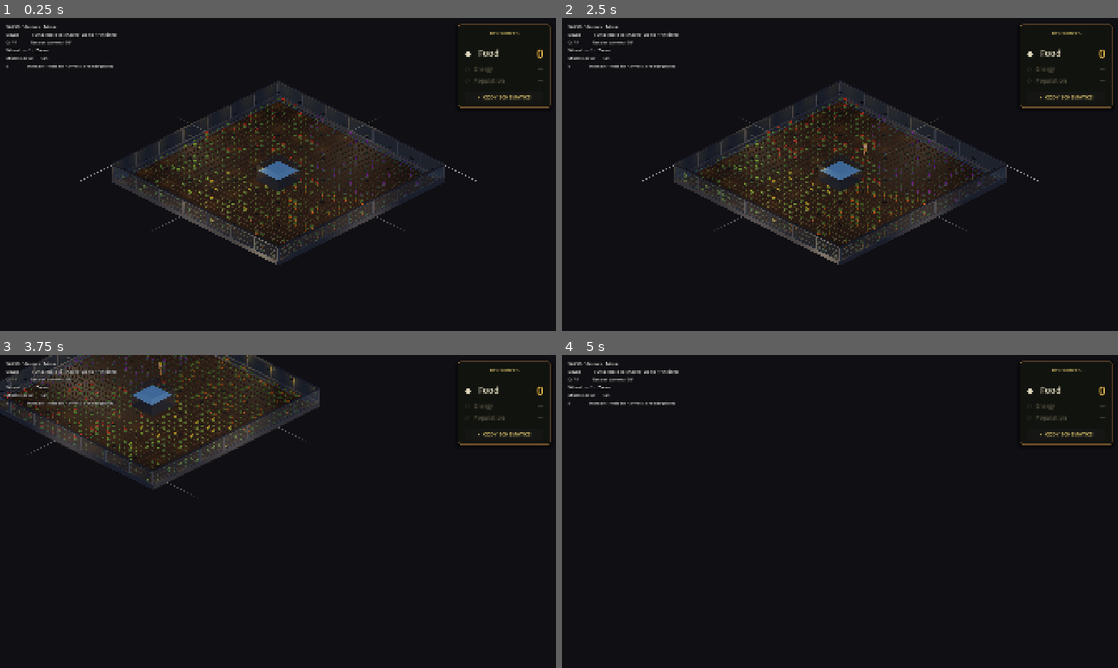
Above: before the commit, frames 1-4 (two rows, left to right).
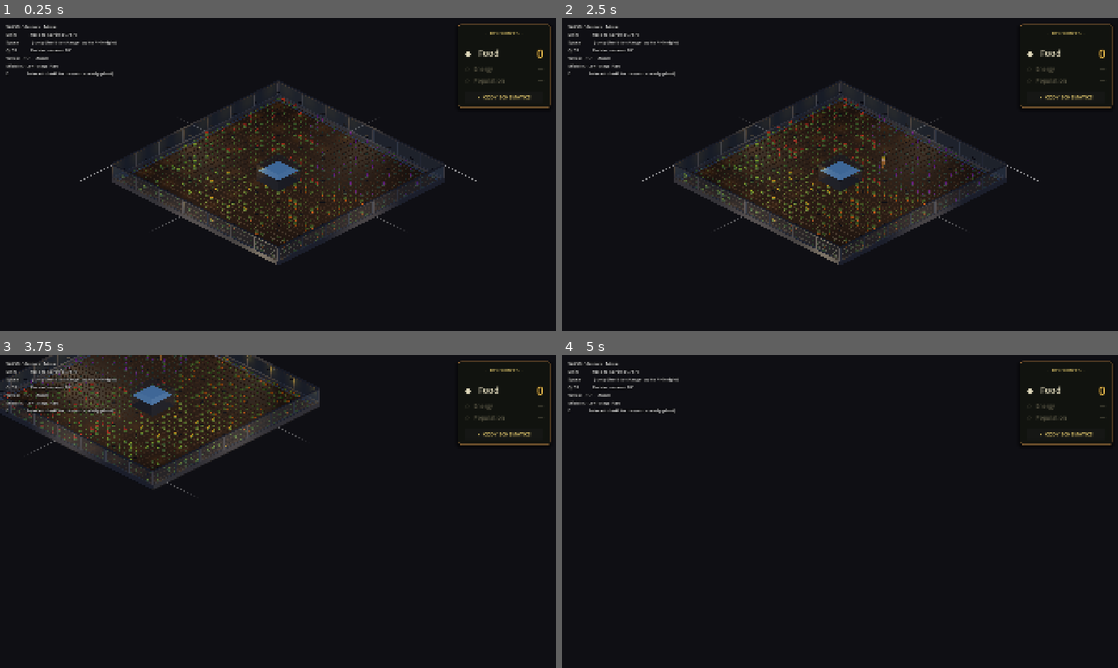
Above: after the commit, the same moments.

Repository: jaredclarkgay/space-tower-iso
Game: Godot game, scene res://scenes/iso_prototype/iso_prototype.tscn
The game is run twice, just before and just after one commit, with the same random seed, the same clock (stepped at 60 frames per second) and the same inputs.
Inputs (mouse positions are in pixels of both pictures, inside the frame that each line leads up to):
- Up to frame 1 (0.25 s): no input
- Up to frame 2 (2.5 s): click "▸ CODY SCHEMATICS" at 0.5 s; click "✕" at 1.25 s; tap Enter at 2 s; move the mouse to (962, 158) at 2.02 s; hold D (move_right) from 2.03 s (still down); hold Shift (sprint, bound only after the commit) from 2.03 s (still down); click (962, 158) at 2.17 s; tap Space (jump) at 2.27 s
- Up to frame 3 (3.75 s): release D (move_right) at 2.75 s; release Shift (sprint, bound only after the commit) at 2.75 s; drag from (166, 527) to (250, 574) at 2.77 s; tap Space (jump) at 3.5 s; move the mouse to (333, 442) at 3.52 s; hold D (move_right) from 3.53 s (still down); hold Q (camera_rotate_left) from 3.53 s (still down)
- Up to frame 4 (5 s): tap Shift (sprint, bound only after the commit) at 3.8 s; release D (move_right) at 4.25 s; release Q (camera_rotate_left) at 4.25 s; drag from (812, 574) to (673, 464) at 4.27 s

The runs differ from the first frame. In frame 1, 0.6% of the frame differs, in the area x 1-21%, y 4-19%; in frame 2, 0.6%, in the area x 1-59%, y 4-49%; in frame 3, 0.6%; in frame 4, 0.6%.

Commit message:
feat(iso): hold Shift to sprint at 1.75× walk speed
- New `sprint` input action bound to Shift (keycode 4194325).
- PLAYER_SPRINT_MULTIPLIER = 1.75 in Constants.
- iso_player._physics_process scales the horizontal velocity by the
  multiplier whenever Input.is_action_pressed("sprint") is true.
  Doesn't affect harvest-locked frames (still rooted) or vertical
  velocity (gravity / jump unchanged).
- Controls HUD line added: "Shift  Hold to sprint (1.75×)". Also
  updated the pan line to mention left-drag (already wired in the
  earlier camera_pan addition).

Verified: `godot --headless --quit-after 60` exits 0, no errors.

Co-Authored-By: Claude Opus 4.7 (1M context) <noreply@anthropic.com>

Diff:
--- a/autoloads/constants.gd
+++ b/autoloads/constants.gd
@@ -55,6 +55,7 @@
 
 # --- Player movement (3D) ---
 const PLAYER_MOVE_SPEED := 7.0          # m/s — brisk walk, feels athletic
+const PLAYER_SPRINT_MULTIPLIER := 1.75  # held Shift → run at 1.75× walk speed
 const PLAYER_GRAVITY := 32.0            # m/s² downward — heavier feel, less floaty
 const PLAYER_JUMP_VELOCITY := 10.0      # m/s upward impulse on tap (~1.56 m peak)
 const PLAYER_JUMP_VELOCITY_MAX := 20.0  # m/s upward impulse at full charge (4× height)
--- a/project.godot
+++ b/project.godot
@@ -65,6 +65,11 @@
 "events": [Object(InputEventKey,"resource_local_to_scene":false,"resource_name":"","device":-1,"window_id":0,"alt_press …(191 unchanged characters)…
 ]
 }
+sprint={
+"deadzone": 0.5,
+"events": [Object(InputEventKey,"resource_local_to_scene":false,"resource_name":"","device":-1,"window_id":0,"alt_pressed":false,"shift_pressed":false,"ctrl_pressed":false,"meta_pressed":false,"pressed":false,"keycode":4194325,"physical_keycode":0,"key_label":0,"unicode":0,"location":0,"echo":false,"script":null)
+]
+}
 camera_rotate_left={
 "deadzone": 0.5,
 "events": [Object(InputEventKey,"resource_local_to_scene":false,"resource_name":"","device":-1,"window_id":0,"alt_press …(192 unchanged characters)…
--- a/scenes/iso_prototype/iso_player.gd
+++ b/scenes/iso_prototype/iso_player.gd
@@ -185,8 +185,11 @@
 		velocity.x = 0.0
 		velocity.z = 0.0
 	else:
-		velocity.x = world_dir.x * _c.PLAYER_MOVE_SPEED
-		velocity.z = world_dir.z * _c.PLAYER_MOVE_SPEED
+		var move_speed: float = _c.PLAYER_MOVE_SPEED
+		if Input.is_action_pressed(&"sprint"):
+			move_speed *= _c.PLAYER_SPRINT_MULTIPLIER
+		velocity.x = world_dir.x * move_speed
+		velocity.z = world_dir.z * move_speed
 
 	# Charge + jump. Hold Space to accumulate charge; release fires the jump
 	# with a velocity scaled between PLAYER_JUMP_VELOCITY (tap) and
--- a/scenes/iso_prototype/iso_prototype.tscn
+++ b/scenes/iso_prototype/iso_prototype.tscn
@@ -79,10 +79,11 @@
 theme_override_colors/font_outline_color = Color(0, 0, 0, 0.85)
 theme_override_constants/outline_size = 6
 text = "WASD / Arrows   Move
+Shift           Hold to sprint (1.75×)
 Space           Jump (hold to charge, up to 4× height)
 Q / R           Rotate camera 90°
 Wheel · = / -   Zoom
-Middle-drag     Pan
+Middle / Left-drag   Pan
 E               Interact (hold to harvest a ready plant)"
 
 [node name="ResourcesPanel" type="PanelContainer" parent="HUD"]
